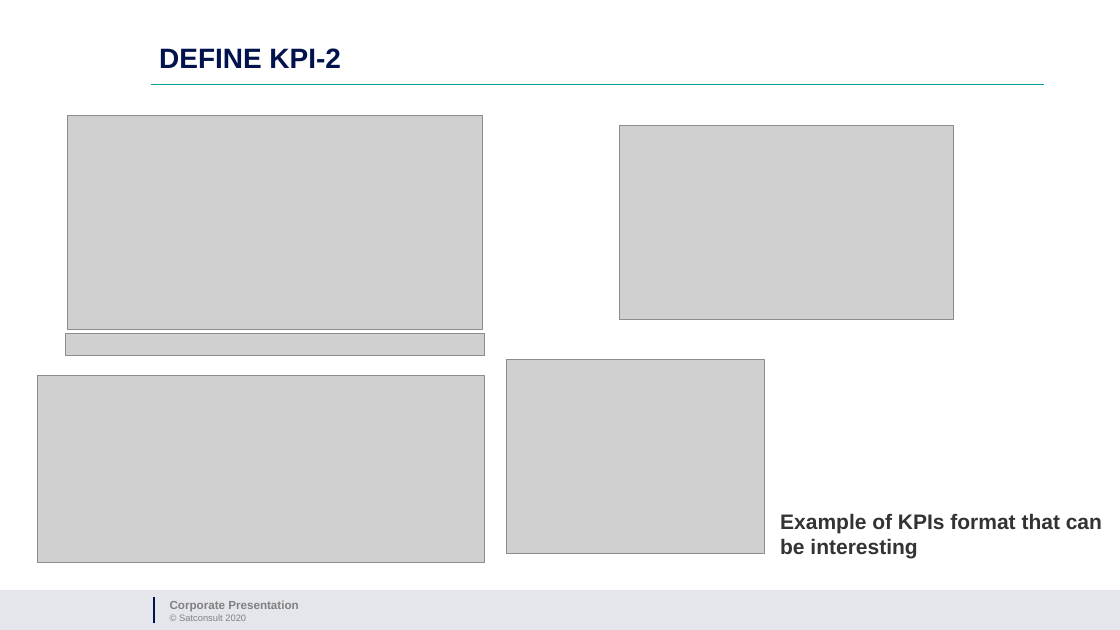
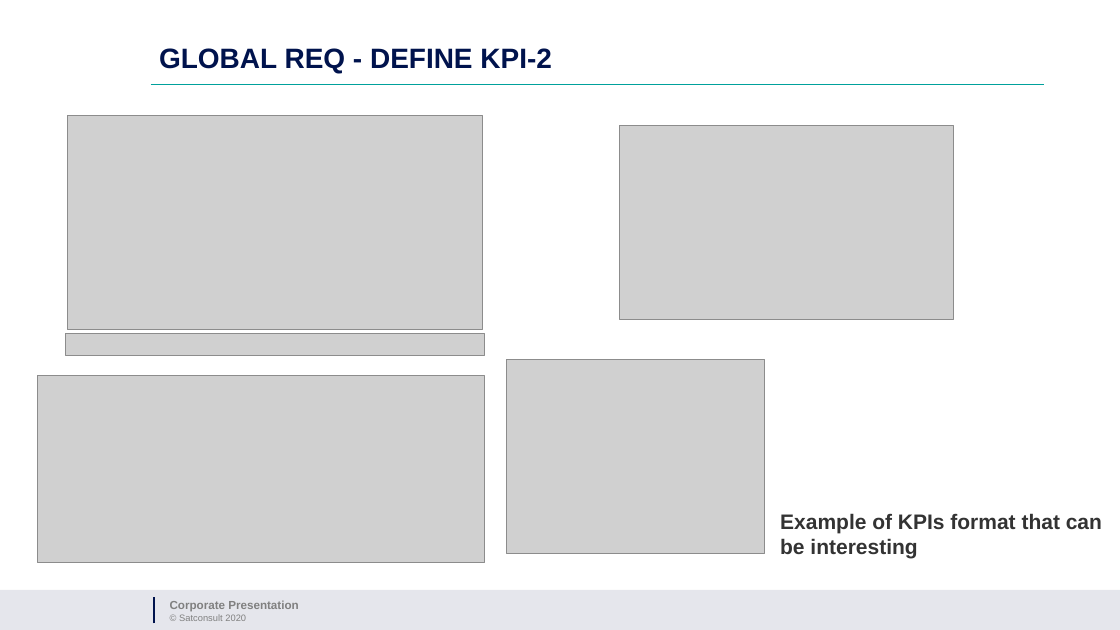
Before and after one commit to leoid3/EO_Tools, a slide deck: slide 15 of Earth Observation Tool.pptx (slide 12 before the commit). Drawn at 1120x630 pixels with LibreOffice and Linux fonts; fonts in the diff are those of the drawing; grey boxes stand for pictures; background and template pictures are left out. Boxes give left, top, right and bottom in pixels: in the first picture for what was removed or moved away, otherwise in the second. Text is boxed around its words. In the diff, an @@ line names an element or a change of style, - is before the commit and + after.

```diff
--- a/Earth Observation Tool.pptx
+++ b/Earth Observation Tool.pptx
@@ title at [159, 48, 552, 73]: text changed @@
-DEFINE KPI-2
+GLOBAL REQ - DEFINE KPI-2
```
Also in this commit, not shown: 7 other slides changed, 3 slides added, 1 slide removed, 3 other files.
